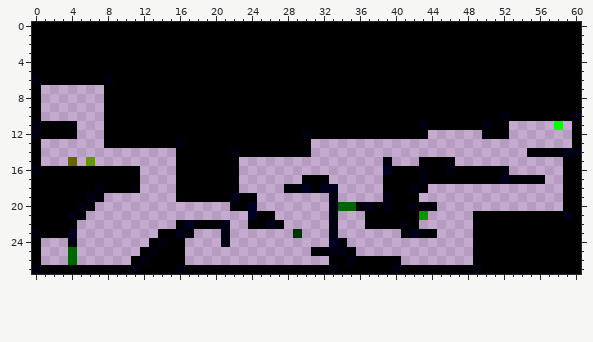
Pixel-art sprite -- The Seekers Way 0.2/Level2.png. Above is the file before it was changed.
The file is 61x28 pixels. Colours within 5 levels of each other are drawn and written as one.
Once edited:
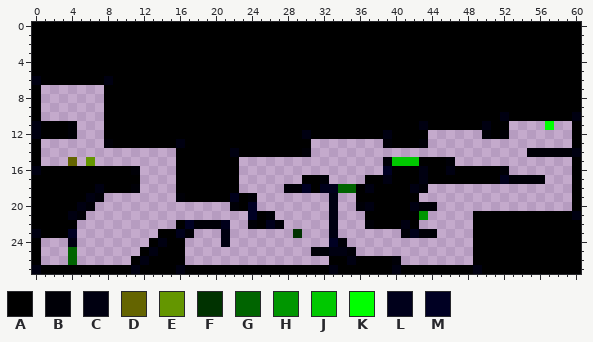
Palette (. is transparent): A #000000  B #000007  C #000011  D #646400  E #649600  F #003200  G #006400  H #009600  J #00c800  K #00ff00  L #00001b  M #000023
The exact change:
y 11: x 57..58 .K -> K.
y 12: x 39 A -> C; x 43 B -> A
y 13: x 39..43 ..... -> BAAAB
y 14: x 59 L -> B
y 15: x 40..42 ... -> JJJ; x 59 A -> .
y 16: x 59 A -> .
y 17: x 37..39 ..A -> AAC; x 59 A -> .
y 18: x 34..38 ..... -> GGACA; x 59 A -> .
y 19: x 36..39 ...C -> AAAA; x 59 A -> .
y 20: x 34..35 GG -> ..; x 37 L -> C; x 39 C -> A; x 59 A -> .
y 21: x 59..60 CA -> AC
